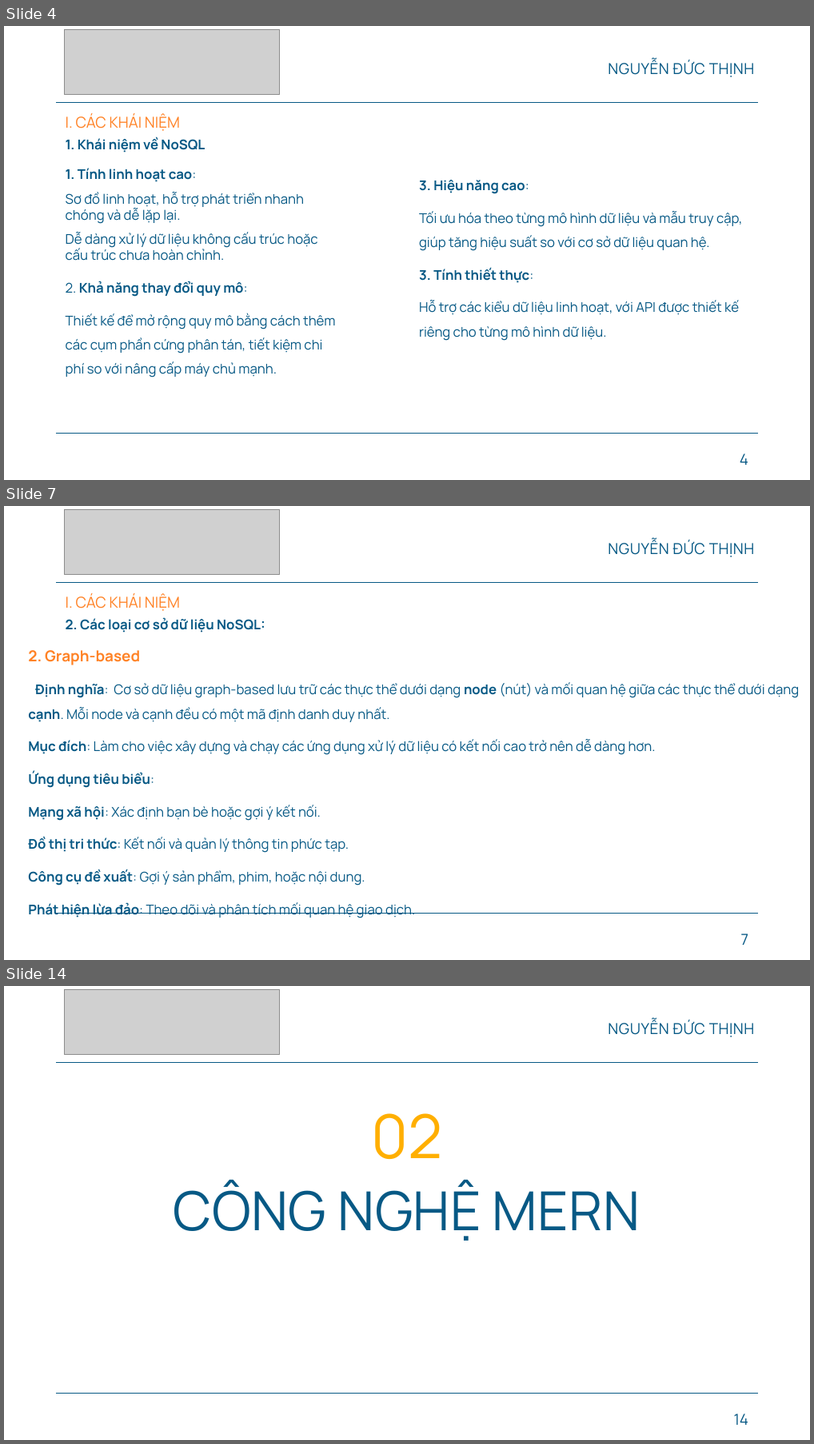
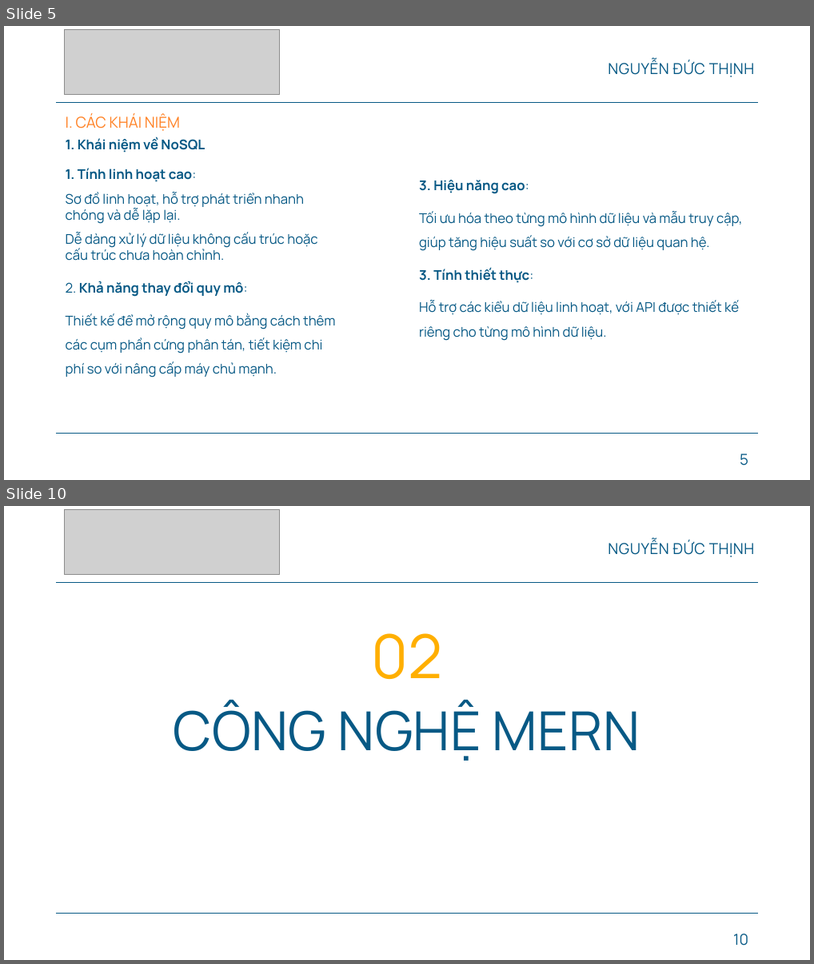
Before and after one commit to Ducthinh1501/CN-DA21TTB-NGUYENDUCTHINH-MONGODB-READINGTESTS, a slide deck: thesis/CN-SLIDE-BAOCAO.pptx. Shown one above the other, each under a label of ours: slides 4, 7 and 14 before the commit, slides 5 and 10 after it; the slides between them are not shown. The pictures are 814x1444 and 814x964 pixels, drawn with LibreOffice and Linux fonts; fonts in the diff are those of the drawing; grey boxes stand for pictures; background and template pictures are left out. Boxes give left, top, right and bottom in pixels: in the first picture for what was removed or moved away, otherwise in the second. Text is boxed around its words. In the diff, an @@ line names an element or a change of style, - is before the commit and + after.

```diff
--- a/thesis/CN-SLIDE-BAOCAO.pptx
+++ b/thesis/CN-SLIDE-BAOCAO.pptx
@@ slide 7 removed at (4,506,810,960), background #FFFFFF; not listed: 2 template elements that a slide beside it also shows @@
@@ picture removed at (65,509,280,574) @@
@@ title removed at (608,540,755,557) @@
-NGUYỄN ĐỨC THỊNH
@@ text removed at (66,594,180,611) @@
-I. CÁC KHÁI NIỆM
@@ text removed at (66,617,266,632) @@
-2. Các loại cơ sở dữ liệu NoSQL:
@@ text removed at (28,650,799,918) @@
-2. Graph-based
-Định nghĩa: Cơ sở dữ liệu graph-based lưu trữ các thực thể dưới dạng node (nút) và mối quan hệ giữa các thực thể dưới dạng cạnh. Mỗi node và cạnh đều có một mã định danh duy nhất.
-Mục đích: Làm cho việc xây dựng và chạy các ứng dụng xử lý dữ liệu có kết nối cao trở nên dễ dàng hơn.
-Ứng dụng tiêu biểu:
-Mạng xã hội: Xác định bạn bè hoặc gợi ý kết nối.
-Đồ thị tri thức: Kết nối và quản lý thông tin phức tạp.
-Công cụ đề xuất: Gợi ý sản phẩm, phim, hoặc nội dung.
-Phát hiện lừa đảo: Theo dõi và phân tích mối quan hệ giao dịch.
@@ page number removed at (742,933,749,944) @@
-7
@@ what was slide 4 is now slide 5 @@
@@ page number at (740,453,749,465): text changed @@
-4
+5
@@ what was slide 14 is now slide 10 @@
@@ page number at (734,933,749,945): text changed @@
-14
+10
```
Also in this commit, not shown: 4 slides changed, 4 slides added, 7 other slides removed, 12 other files.
